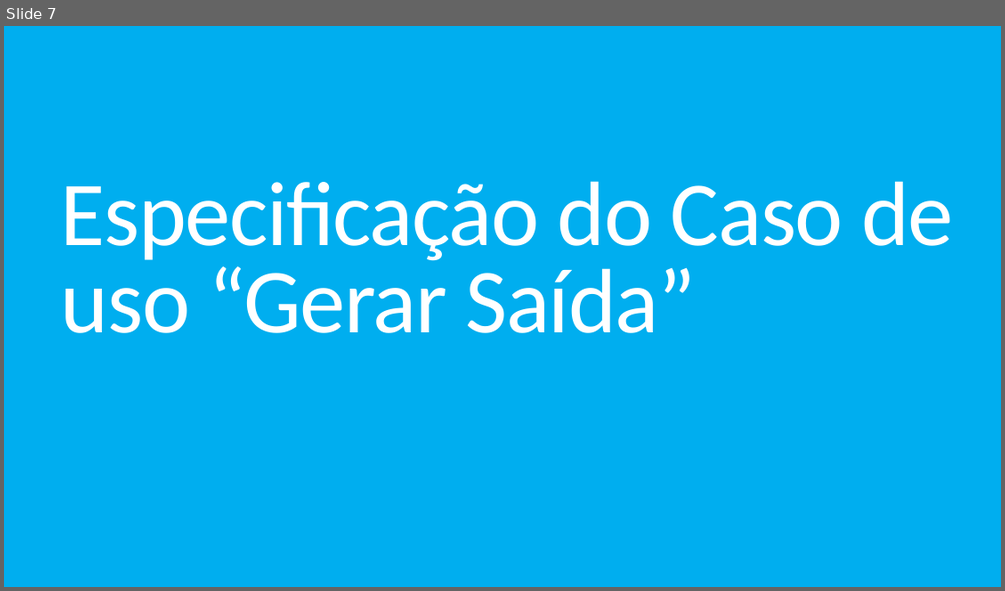
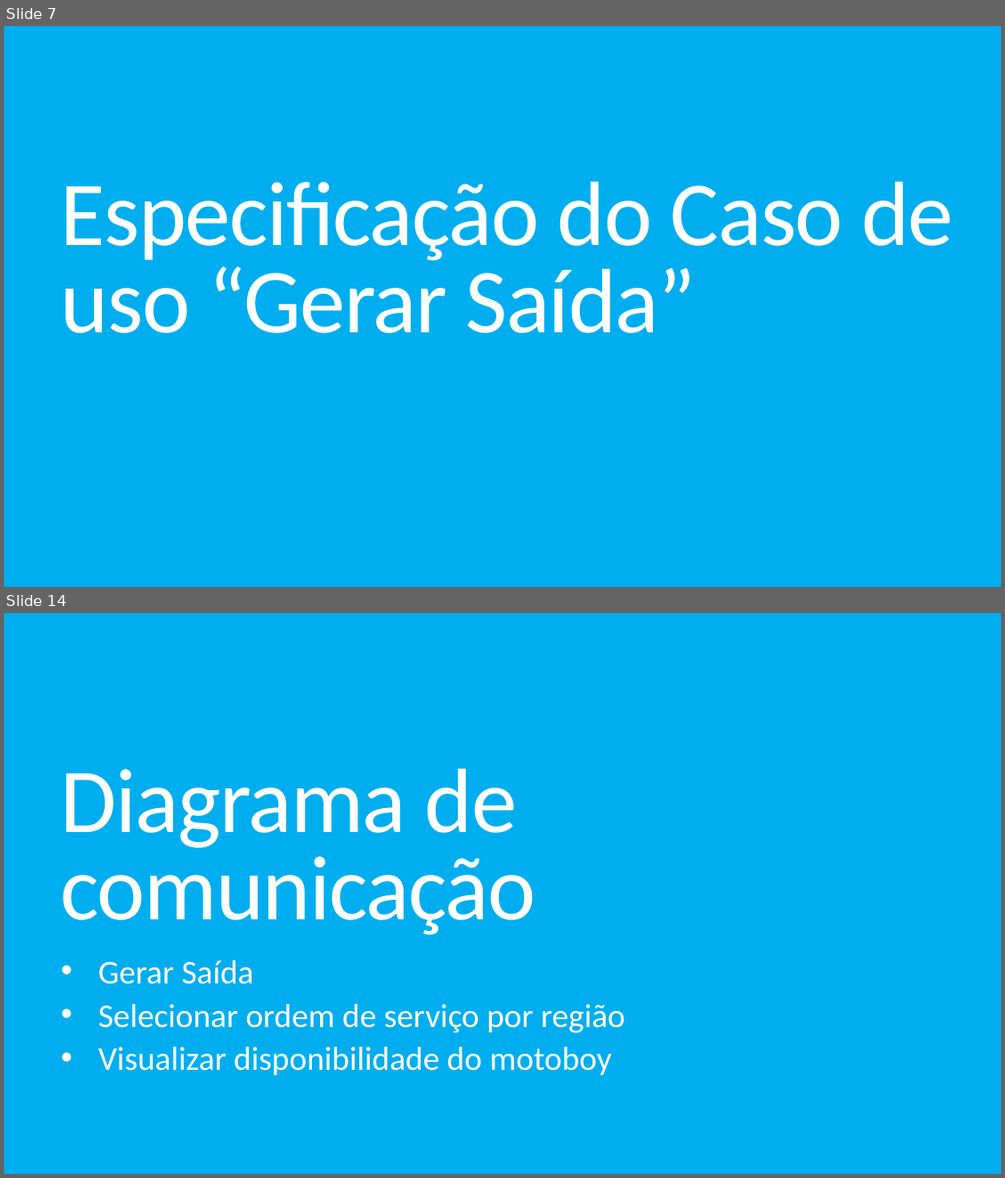
Before and after one commit to DouglasCPioC/engenharia-de-software-loja-de-motoboy, a slide deck: Slide/Projeto de uma empresa de motoboy.pptx. Shown one above the other, each under a label of ours: slide 7 before the commit, slides 7 and 14 after it; the slides between them are not shown. The pictures are 1005x591 and 1005x1178 pixels, drawn with LibreOffice and Linux fonts; fonts in the diff are those of the drawing. Boxes give left, top, right and bottom in pixels: in the first picture for what was removed or moved away, otherwise in the second. Text is boxed around its words. In the diff, an @@ line names an element or a change of style, - is before the commit and + after.

```diff
--- a/Slide/Projeto de uma empresa de motoboy.pptx
+++ b/Slide/Projeto de uma empresa de motoboy.pptx
@@ slide 14 added at [4,613,1001,1174], background #00AEEF @@
@@ title added at [61,768,536,935], 88 pt, text #FFFFFF @@
+Diagrama de comunicação
@@ subtitle added at [98,960,625,1075], 32 pt, text #FFFFFF @@
+• Gerar Saída
+• Selecionar ordem de serviço por região
+• Visualizar disponibilidade do motoboy
```
Also in this commit, not shown: 1 slide changed, 9 other slides added, 1 slide removed.
